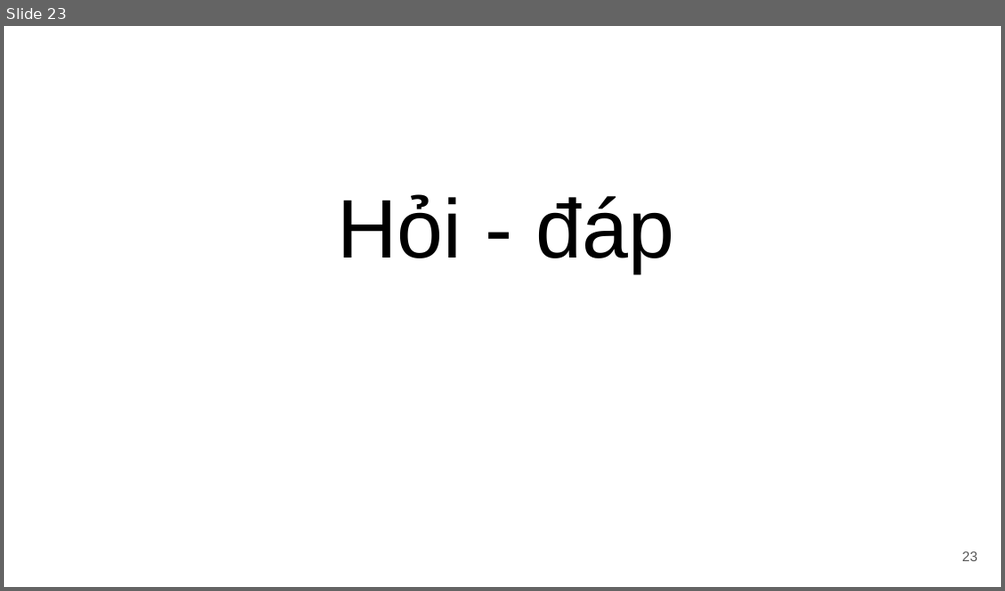
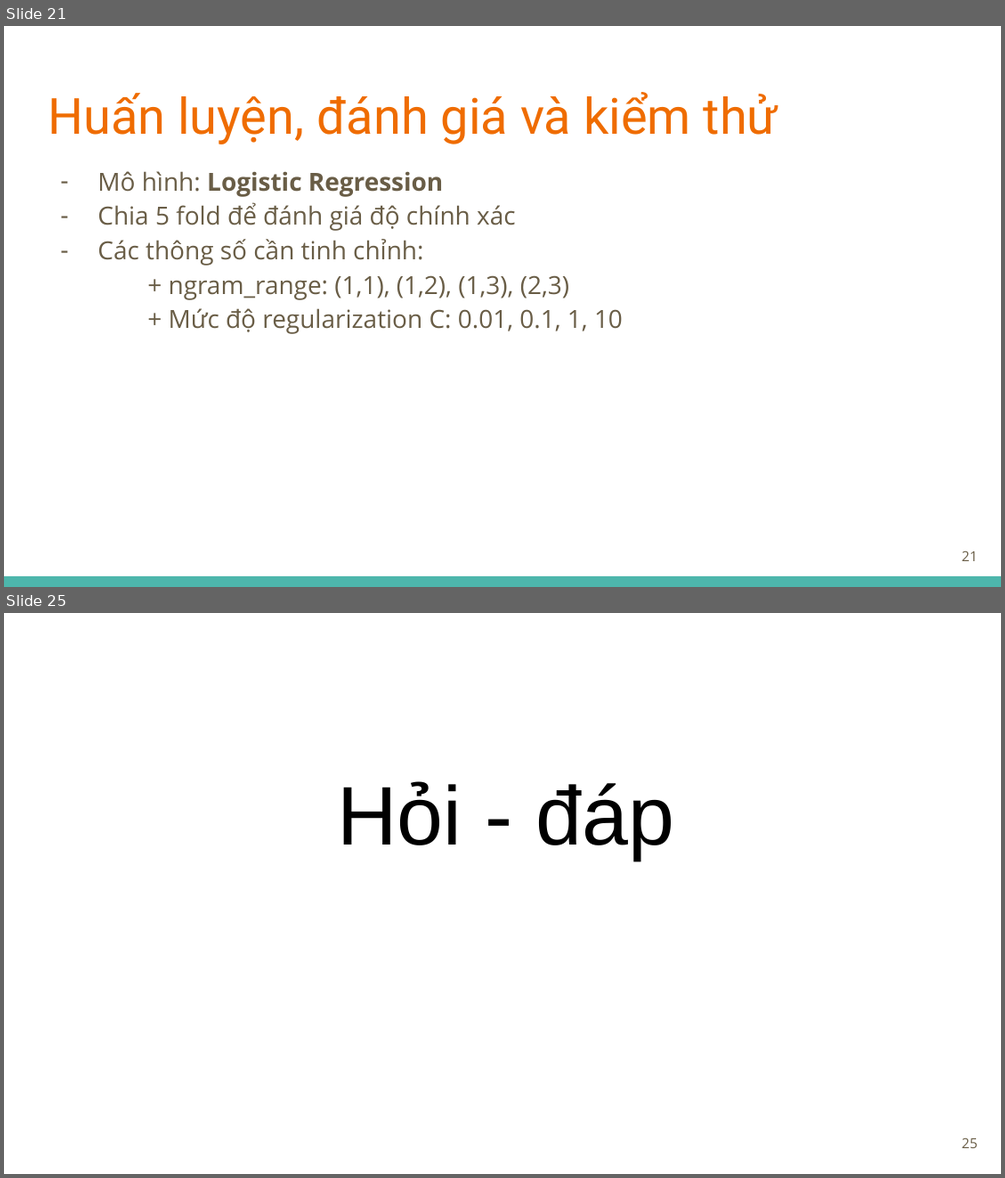
Before and after one commit to tuandoan998/DS_Final_Project, a slide deck: misc/docs/slide.pptx. Shown one above the other, each under a label of ours: slide 23 before the commit, slides 21 and 25 after it; the slides between them are not shown. The pictures are 1005x591 and 1005x1178 pixels, drawn with LibreOffice and Linux fonts; fonts in the diff are those of the drawing. Boxes give left, top, right and bottom in pixels: in the first picture for what was removed or moved away, otherwise in the second. Text is boxed around its words. In the diff, an @@ line names an element or a change of style, - is before the commit and + after.

```diff
--- a/misc/docs/slide.pptx
+++ b/misc/docs/slide.pptx
@@ slide 21 added at [4, 26, 1001, 587], background #FFFFFF @@
@@ title added at [48, 92, 778, 144], 36 pt, text #EF6C00 @@
+Huấn luyện, đánh giá và kiểm thử
@@ text added at [97, 171, 623, 334], 18 pt, text #695D46 @@
+– Mô hình: Logistic Regression
+– Chia 5 fold để đánh giá độ chính xác
+– Các thông số cần tinh chỉnh:
+  + ngram_range: (1,1), (1,2), (1,3), (2,3)
+  + Mức độ regularization C: 0.01, 0.1, 1, 10
@@ page number added at [962, 550, 978, 561], 10 pt, text #695D46 @@
+21
@@ rectangle added at [4, 576, 1001, 587], fill #4DB6AC @@
@@ what was slide 23 is now slide 25 @@
@@ page number at [962, 1137, 978, 1148]: text changed; font Arial to Open Sans; text colour #595959 to #695D46 @@
-23
+25
```
Also in this commit, not shown: 17 slides changed, 3 other slides added, 2 slides removed, 2 other files.
